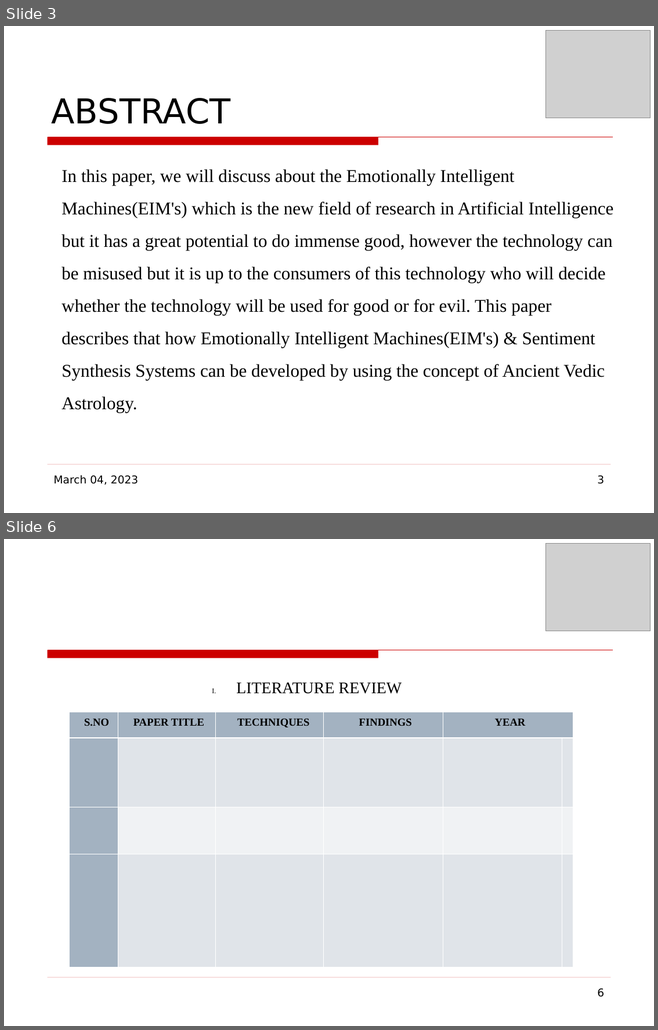
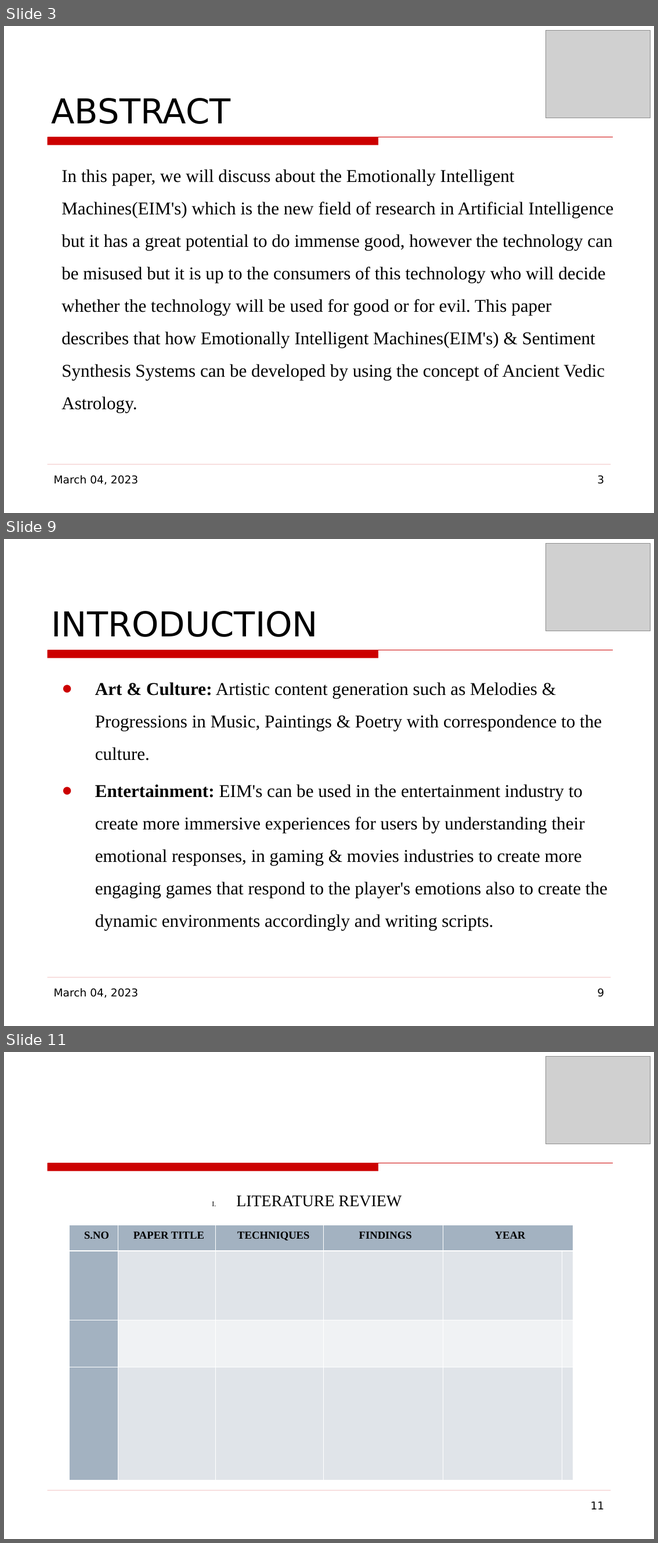
Before and after one commit to mohitlabs/Research, a slide deck: Emotionally Intelligent Machines(EIM's) & Sentiment Synthesis based on Ancient Vedic Astrology/Conference Paper.odp. Shown one above the other, each under a label of ours: slides 3 and 6 before the commit, slides 3, 9 and 11 after it; the slides between them are not shown. The pictures are 658x1030 and 658x1543 pixels, drawn with LibreOffice and Linux fonts; fonts in the diff are those of the drawing; grey boxes stand for pictures; background and template pictures are left out. Boxes give left, top, right and bottom in pixels: in the first picture for what was removed or moved away, otherwise in the second. Text is boxed around its words. In the diff, an @@ line names an element or a change of style, - is before the commit and + after.

```diff
--- a/Emotionally Intelligent Machines(EIM's) & Sentiment Synthesis based on Ancient Vedic Astrology/Conference Paper.odp
+++ b/Emotionally Intelligent Machines(EIM's) & Sentiment Synthesis based on Ancient Vedic Astrology/Conference Paper.odp
@@ slide 9 added at (x1=4, y1=539, x2=654, y2=1026), background picture (left out); not listed: 2 template elements that a slide beside it also shows @@
@@ picture added at (x1=545, y1=544, x2=650, y2=631) @@
@@ title added at (x1=52, y1=611, x2=318, y2=637), 38 pt, text #000000 @@
+INTRODUCTION
@@ text added at (x1=95, y1=682, x2=607, y2=931), 20 pt, text #000000 @@
+● Art & Culture: Artistic content generation such as Melodies & Progressions in Music, Paintings & Poetry with correspondence to the culture.
+● Entertainment: EIM's can be used in the entertainment industry to create more immersive experiences for users by understanding their emotional responses, in gaming & movies industries to create more engaging games that respond to the player's emotions also to create the dynamic environments accordingly and writing scripts.
@@ text added at (x1=54, y1=988, x2=138, y2=998), 12 pt, text #000000 @@
+March 04, 2023
@@ page number added at (x1=597, y1=988, x2=604, y2=997), 12 pt, text #000000 @@
+9
@@ what was slide 6 is now slide 11 @@
@@ page number at (x1=590, y1=1501, x2=604, y2=1510): text changed @@
-6
+11
```
Also in this commit, not shown: 2 slides changed, 4 other slides added, 1 other file.
